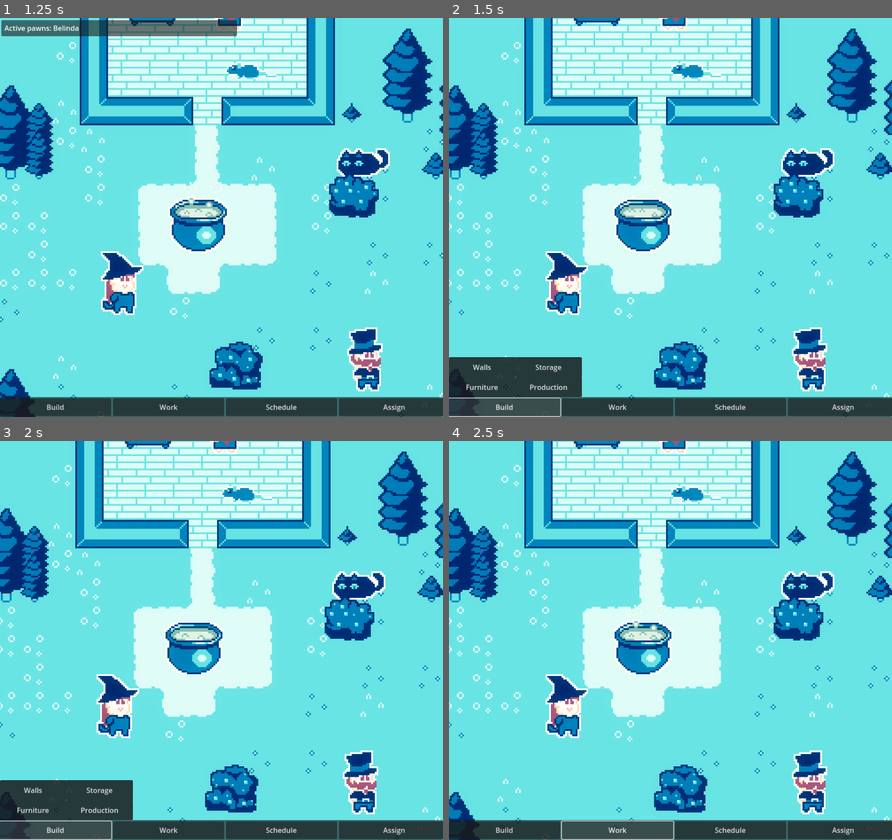
Above: before the commit, frames 1-4 (two rows, left to right).
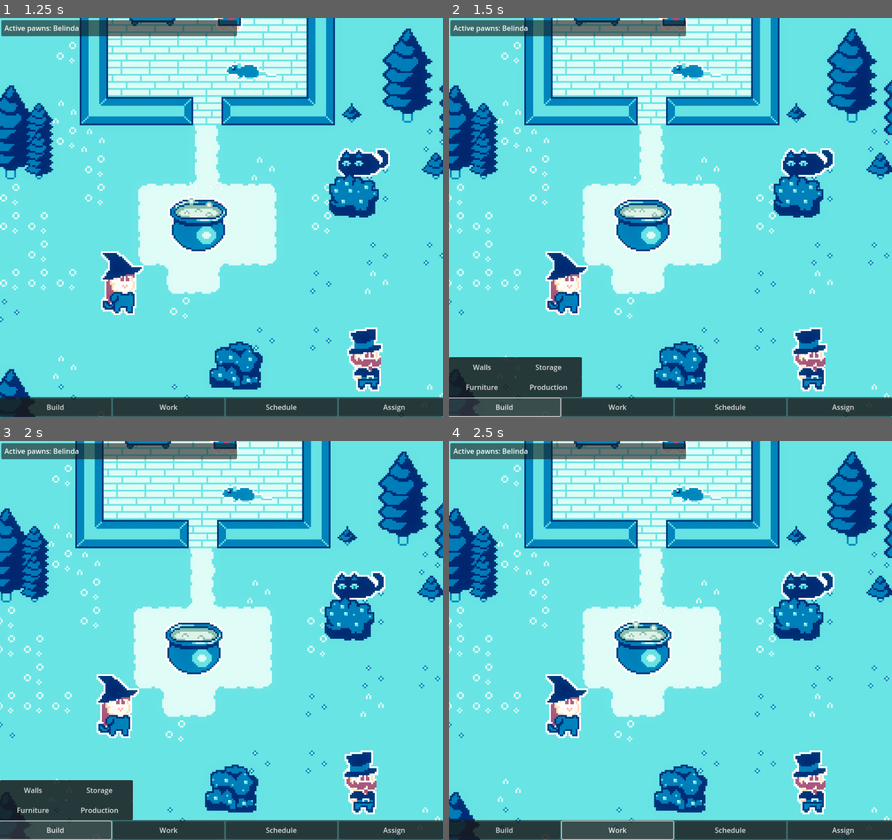
Above: after the commit, the same moments.

Repository: blueberryiswar/witchcoin
Game: Godot game, scene res://scenes/maps/start_screen.tscn
The game is run twice, just before and just after one commit, with the same random seed, the same clock (stepped at 60 frames per second) and the same inputs.
Inputs (mouse positions are in pixels of both pictures, inside the frame that each line leads up to):
- Up to frame 1 (1.25 s): move the mouse to (318, 197) at 0.52 s; hold Right (right) from 0.53 s (still down); hold Right mouse button (act) from 0.53 s (still down); click (318, 197) at 0.8 s
- Up to frame 2 (1.5 s): release Right (right) at 1.25 s; release Right mouse button (act) at 1.25 s; click "Build" at 1.25 s
- Up to frame 3 (2 s): no input
- Up to frame 4 (2.5 s): click "Work" at 2 s

Frame 1 is identical in both runs. In frame 2, 2.1% of the frame differs, in the area x 0-54%, y 0-5%; in frame 3, 2.1%; in frame 4, 2.1%.

Commit message:
visibility of top pnl

Diff:
--- a/scripts/GUI/pnl_bottom.gd
+++ b/scripts/GUI/pnl_bottom.gd
@@ -30,7 +30,7 @@
 		if submenu != self:
 			if menu == submenu.name:
 				submenu.set_visible(!submenu.is_visible())
-			else:
+			elif submenu != $"../pnl-top":
 				submenu.set_visible(false)
 
 func arrange_buttons():
--- a/scripts/GUI/pnl_top.gd
+++ b/scripts/GUI/pnl_top.gd
@@ -9,13 +9,16 @@
 	update_label()
 
 func update_label():
-	visible = true
 	var pawns = get_tree().get_nodes_in_group("Pawn")
 	for pawn in pawns:
 		if pawn.active and !active_pawns.has(pawn.pawn_name):
 			active_pawns.append(pawn.pawn_name)
 		elif !pawn.active and active_pawns.has(pawn.pawn_name):
 			active_pawns.erase(pawn.pawn_name)
+	if active_pawns == []:
+		visible = false
+	else:
+		visible = true
 	names = "Active pawns:"
 	for name in active_pawns:
 		names += " " + name + ", "
